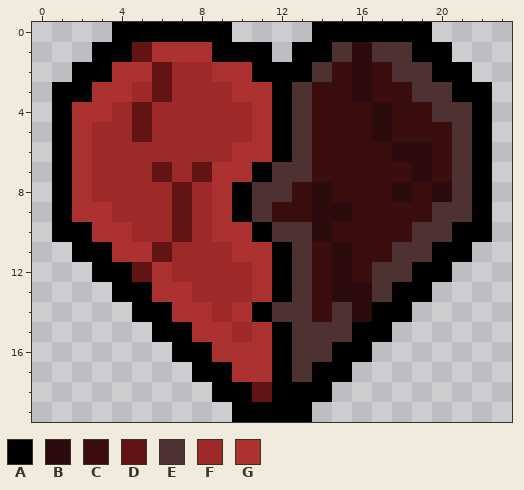
Two versions of one pixel-art file, Projetasso/Code Wars 2 - The Offline Server/Sprites e Anim RD/coracao_V2_semiMorto.aseprite. Above is the file before it was changed.
24x20 pixels, 1 frame.
Palette (. is transparent): A #000000  B #2b0b0b  C #3c0d0d  D #621313  E #4e3232  F #9d2929  G #ac3232
Pixels before, first column x 1:
 0 ...AAAAAA....AAAAAA...
 1 ..AADGGGAAA.AAEBEEAA..
 2 .AAGGDFFGGAAAECBCEEAA.
 3 AAGGFDFFFGGAECCBCCEEAA
 4 AGGFDFFFFFGAECCCBCCEEA
 5 AGFFDFFFFFGAECCCBCCCEA
 6 AGFFFFFFFGGAECCCCBBCEA
 7 AGFFFDFDGGAEECCCCCBCEA
 8 AGFFFFDFGAEECBCCCBCBEA
 9 AGGFFFDFGAECCBBCCCCEEA
10 AAGGFFDFGGAEEBCCCCEEAA
11 .AAGGDFFFGGAECBCCEEAA.
12 ..AADGFFFFGAECBCEEAA..
13 ...AAGGFFFGAECBBEAA...
14 ....AAGGFGAEECEBAA....
15 .....AAGGFGAEEEAA.....
16 ......AAGGGAEEAA......
17 .......AAGGAEAA.......
18 ........AADAAA........
19 .........AAAA.........
Now the later version:
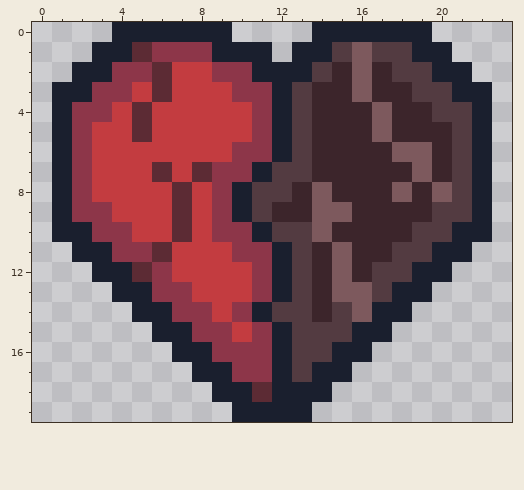
Change:
Colour A changes from #000000 to #1a1f2e.
Colour B changes from #2b0b0b to #7d595d.
Colour C changes from #3c0d0d to #3c252b.
Colour D changes from #621313 to #5c2b34.
Colour E changes from #4e3232 to #533b41.
Colour F changes from #9d2929 to #c33c40.
Colour G changes from #ac3232 to #8d3649.
Changed places in both pictures, as pixel boxes (x1, y1, x2, y2):
changed: (52, 22, 492, 422)
